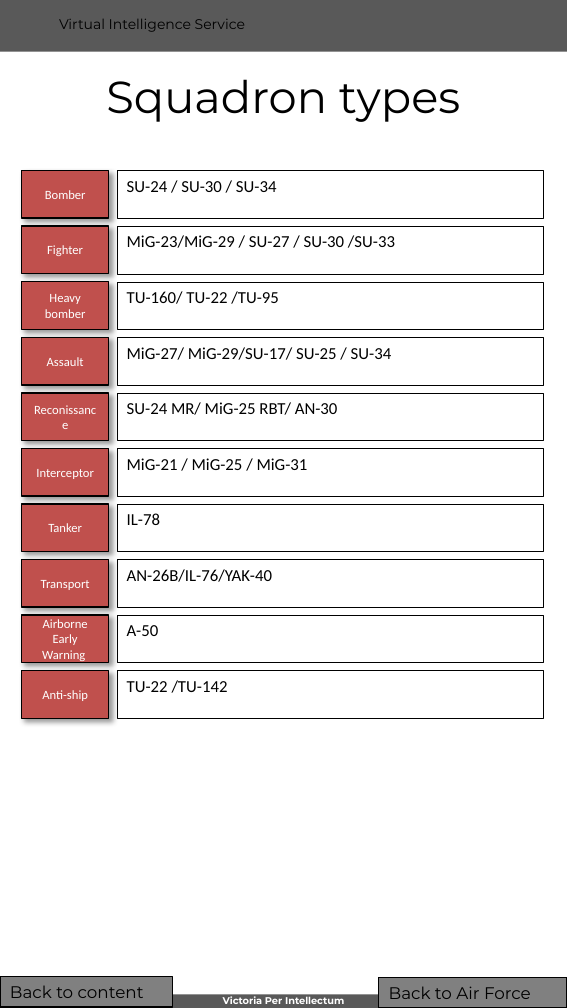
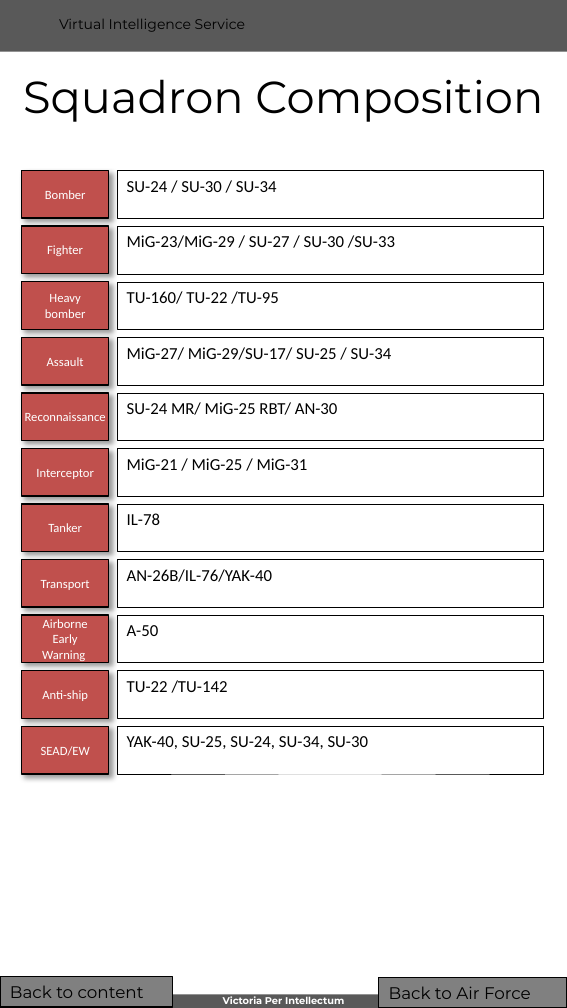
Before and after one commit to 132nd-vWing/VIS, a slide deck: slide 7 of BASIC/WIP/VIS Generic_Order_of_Battle - Air Forces.pptx (slide 5 before the commit). Drawn at 567x1008 pixels with LibreOffice and Linux fonts; fonts in the diff are those of the drawing; background and template pictures are left out. Boxes give left, top, right and bottom in pixels: in the first picture for what was removed or moved away, otherwise in the second. Text is boxed around its words. In the diff, an @@ line names an element or a change of style, - is before the commit and + after.

```diff
--- a/BASIC/WIP/VIS Generic_Order_of_Battle - Air Forces.pptx
+++ b/BASIC/WIP/VIS Generic_Order_of_Battle - Air Forces.pptx
@@ title at (x1=23, y1=79, x2=543, y2=122): text changed @@
-Squadron types
+Squadron Composition
@@ text in rectangle at (x1=25, y1=412, x2=106, y2=421): text changed @@
-Reconissance
+Reconnaissance
@@ rectangle added at (x1=21, y1=726, x2=109, y2=774), fill #C0504D, outline #000000 1 pt, 9 pt, text #FFFFFF @@
+SEAD/EW
@@ rectangle added at (x1=117, y1=726, x2=544, y2=774), outline #000000 0.25 pt, 12 pt, text #000000 @@
+YAK-40, SU-25, SU-24, SU-34, SU-30
```
Also in this commit, not shown: 6 other slides changed, 4 slides added, 5 other files.
